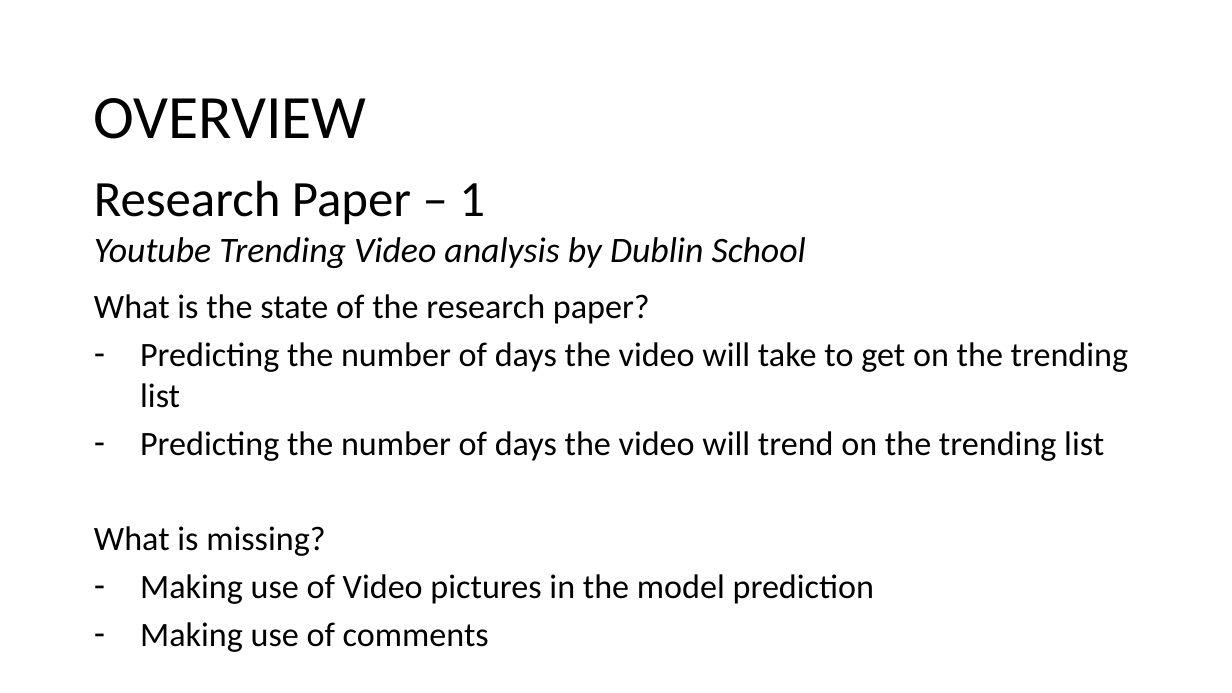
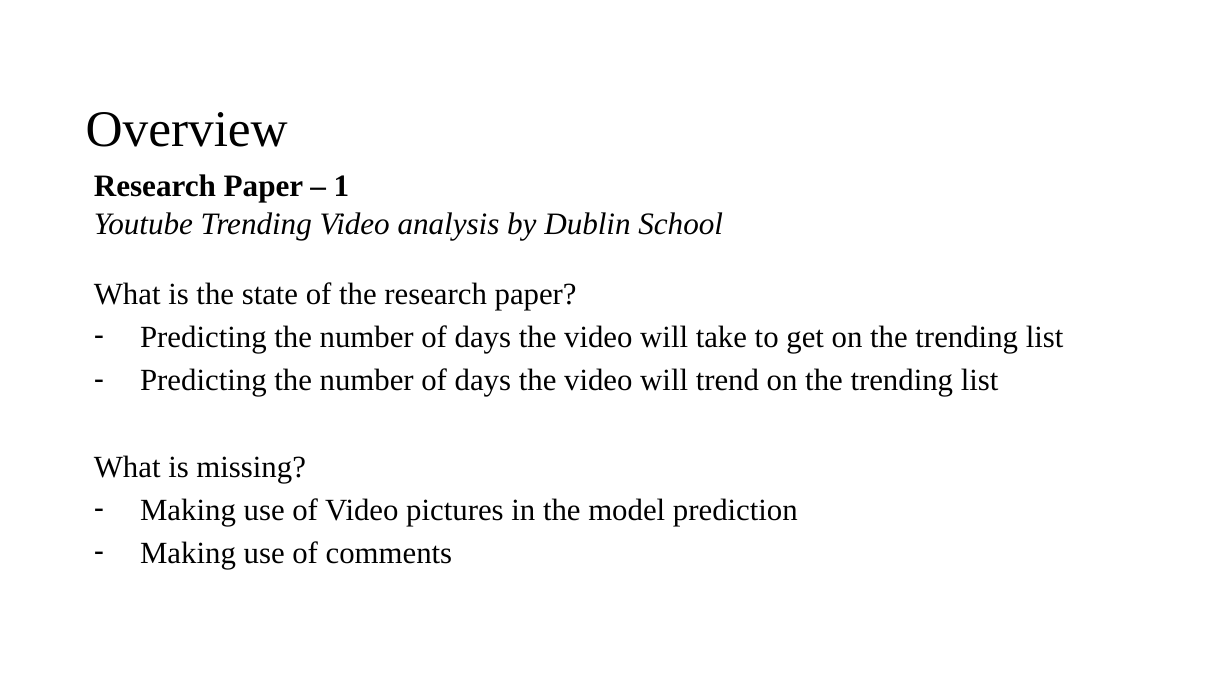
Before and after one commit to VamshiKrishna-1/Youtube_Video_Analysis_and_Prediction, a slide deck: slide 4 of Phase1.pptx. Drawn at 1232x693 pixels with LibreOffice and Linux fonts; fonts in the diff are those of the drawing; background and template pictures are left out. Boxes give left, top, right and bottom in pixels: in the first picture for what was removed or moved away, otherwise in the second. Text is boxed around its words. In the diff, an @@ line names an element or a change of style, - is before the commit and + after.

```diff
--- a/Phase1.pptx
+++ b/Phase1.pptx
@@ text at bbox=[86, 112, 288, 147]: text changed; size 48 to 40 pt; font Calibri to Times New Roman @@
-OVERVIEW
+Overview
@@ title "Research Paper – 1 Youtube ..." at bbox=[94, 174, 723, 240]: size 39.6 to 24.3 pt, bold on in "Research Paper – 1"; size 27.9 to 24.3 pt in "Youtube Trending Video analysis by Dublin School"; font Calibri to Times New Roman @@
@@ text "What is the state of ...": place and size @@
-text "What is the state of ..." at bbox=[94, 294, 1128, 604]
+text "What is the state of ..." at bbox=[94, 282, 1064, 569]
@@ text "What is the state of ..." at bbox=[94, 282, 1064, 569]: size 26.7 to 24 pt, font Calibri to Times New Roman; alignment left to justified @@
```
Also in this commit, not shown: 6 other slides changed, 1 slide added, 1 slide removed, 1 other file.
